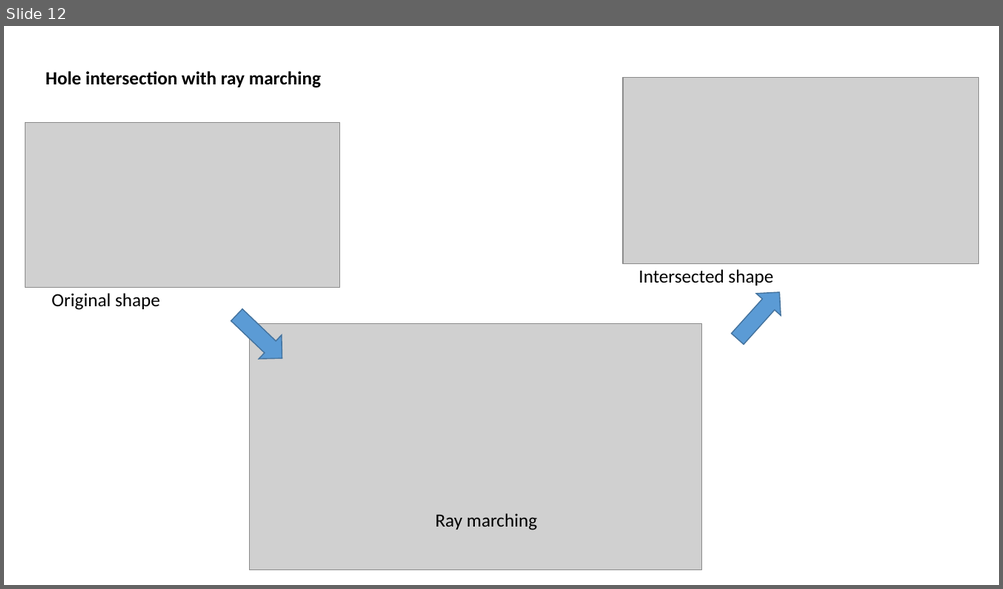
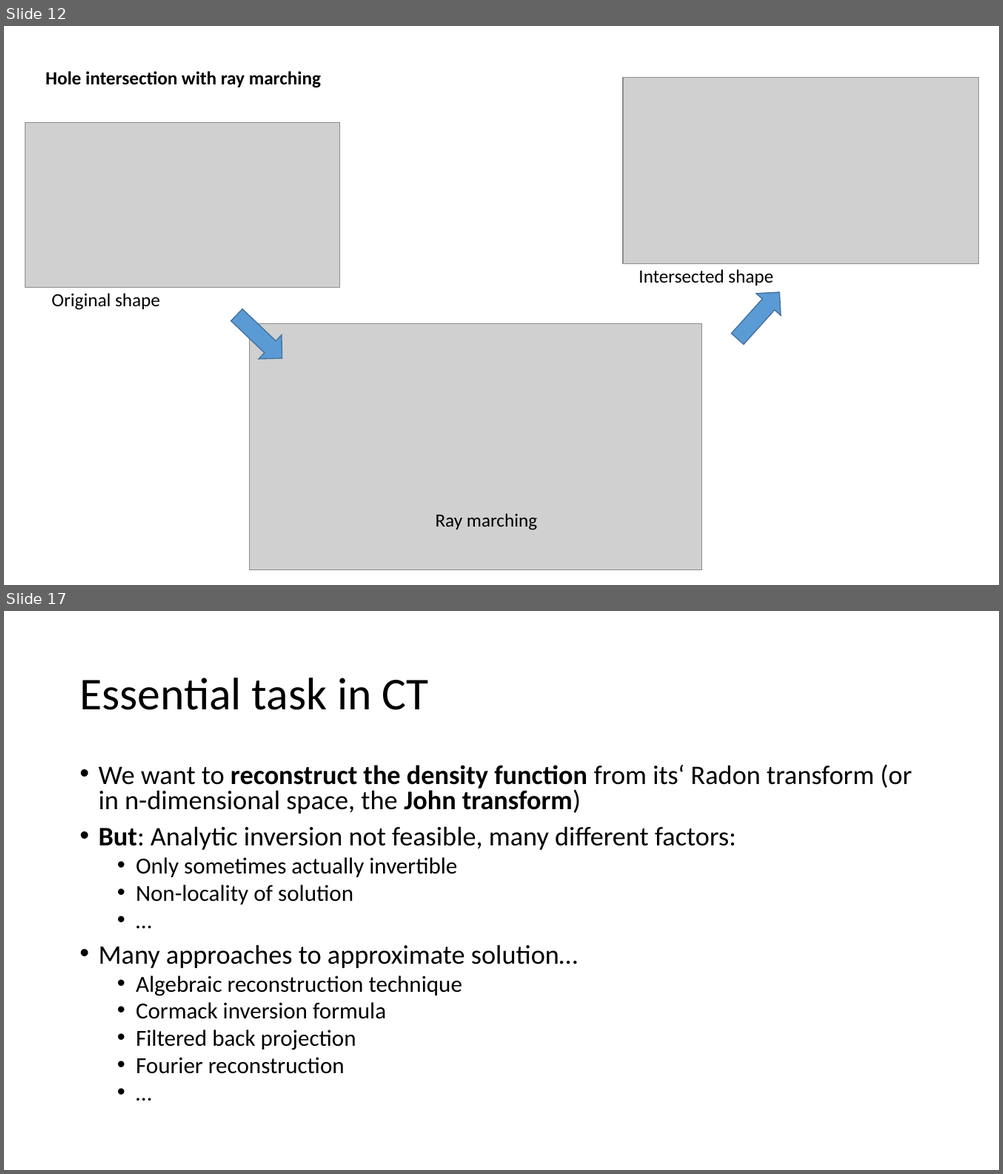
Before and after one commit to boolean-julian/coolinggen_thesis, a slide deck: julianlueken.pptx. Shown one above the other, each under a label of ours: slide 12 before the commit, slides 12 and 17 after it; the slides between them are not shown. The pictures are 1003x589 and 1003x1174 pixels, drawn with LibreOffice and Linux fonts; fonts in the diff are those of the drawing; grey boxes stand for pictures. Boxes give left, top, right and bottom in pixels: in the first picture for what was removed or moved away, otherwise in the second. Text is boxed around its words. In the diff, an @@ line names an element or a change of style, - is before the commit and + after.

```diff
--- a/julianlueken.pptx
+++ b/julianlueken.pptx
@@ slide 17 added at (x1=4, y1=611, x2=999, y2=1170), background #FFFFFF @@
@@ title added at (x1=79, y1=678, x2=429, y2=710), 44 pt, text #000000 @@
+Essential task in CT
@@ text added at (x1=99, y1=765, x2=912, y2=1074), 25.9 pt, text #000000 @@
+• We want to reconstruct the density function from its‘ Radon transform (or in n-dimensional space, the John transform)
+• But: Analytic inversion not feasible, many different factors:
+  • Only sometimes actually invertible
+  • Non-locality of solution
+  • …
+• Many approaches to approximate solution…
+  • Algebraic reconstruction technique
+  • Cormack inversion formula
+  • Filtered back projection
+  • Fourier reconstruction
+  • …
```
Also in this commit, not shown: 3 slides changed, 4 other slides added, 2 slides removed, 8 other files.
